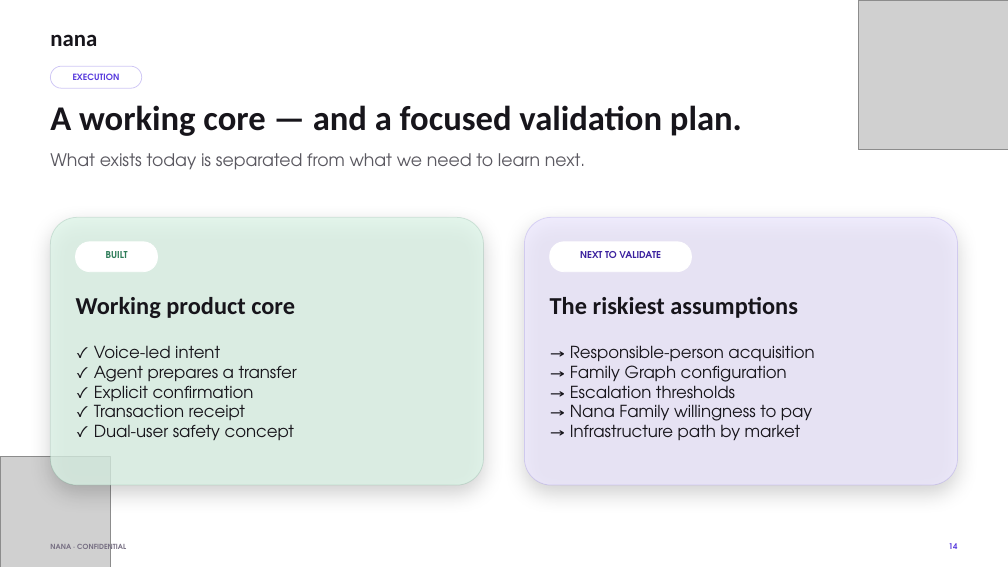
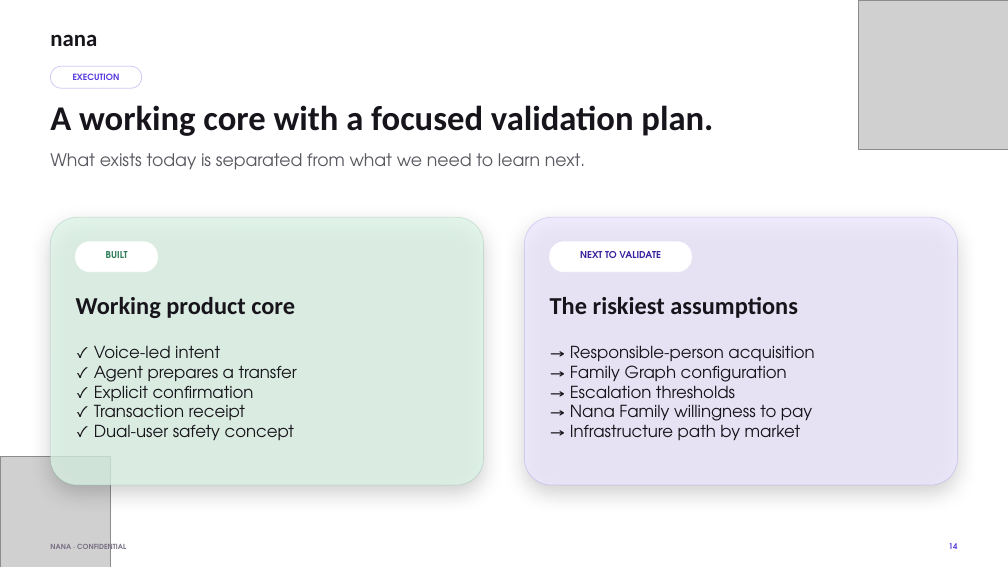
Before and after one commit to theboyplunger0x/nana-pitch-kit, a slide deck: slide 14 of deck/current/Nana-Pitch-Deck-v3.pptx. Drawn at 1008x567 pixels with LibreOffice and Linux fonts; fonts in the diff are those of the drawing; grey boxes stand for pictures; background and template pictures are left out. Boxes give left, top, right and bottom in pixels: in the first picture for what was removed or moved away, otherwise in the second. Text is boxed around its words. In the diff, an @@ line names an element or a change of style, - is before the commit and + after.

```diff
--- a/deck/current/Nana-Pitch-Deck-v3.pptx
+++ b/deck/current/Nana-Pitch-Deck-v3.pptx
@@ text at <box>50,105,713,136</box>: text changed @@
-A working core — and a focused validation plan.
+A working core with a focused validation plan.
```
Also in this commit, not shown: 7 other slides changed, 36 other files.
